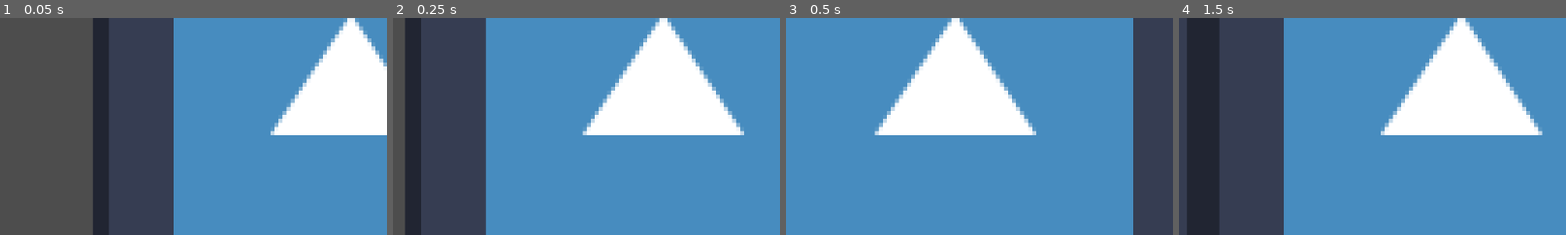
Above: before the commit, frames 1-4 (left to right).
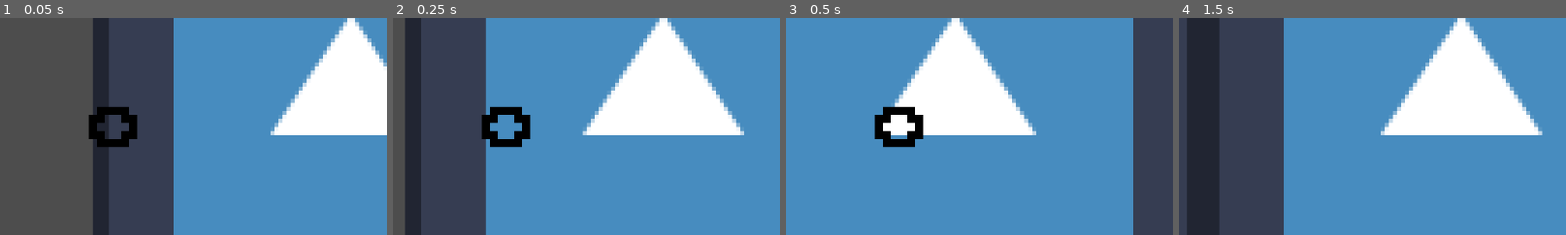
Above: after the commit, the same moments.

Repository: Silver-Ink/MelodyJumper
Game: Godot game, scene res://level.tscn
Two runs of this game, one before a commit and one after it. Both use one fixed random seed, a clock stepped at 60 frames per second and the inputs below. The engine's default icon, where the game draws it, is replaced by a stand-in: a white triangle on a blue panel in a dark square.
Inputs:
- Up to frame 1 (0.05 s): no input
- Up to frame 2 (0.25 s): no input
- Up to frame 3 (0.5 s): no input
- Up to frame 4 (1.5 s): tap Enter (ui_accept) at 0.5, 0.6, 0.77, 1.07, 1.35 s; hold Up (ui_up) 0.53-1.28 s; hold Down (ui_down) from 1.28 s (still down)
The pictures show only the part of the screen within x 35-85%, y 25-75%; the shares and areas given below are measured in that part.

The runs differ from the first frame. In frame 1, 1.4% of the frame differs, in the area x 22-36%, y 41-60%; in frame 2, 1.5%, in the area x 22-36%, y 40-60%; in frame 3, 1.5%; in frame 4, nothing differs.

Commit message:
implemented shot

Diff:
--- a/level.tscn
+++ b/level.tscn
@@ -1,10 +1,11 @@
-[gd_scene load_steps=7 format=3 uid="uid://djhnrcgotvde4"]
+[gd_scene load_steps=8 format=3 uid="uid://djhnrcgotvde4"]
 
 [ext_resource type="PackedScene" uid="uid://vxs8e3miw3q" path="res://track.tscn" id="1_kd5to"]
 [ext_resource type="PackedScene" uid="uid://ctc4es6p1afov" path="res://playing_area.tscn" id="2_ry1st"]
 [ext_resource type="PackedScene" uid="uid://bqqoiasgaecv" path="res://player.tscn" id="3_youjp"]
 [ext_resource type="Texture2D" uid="uid://nwxdwohiu5mo" path="res://noire.png" id="4_kbjct"]
 [ext_resource type="Script" path="res://reset_area.gd" id="5_tramo"]
+[ext_resource type="PackedScene" uid="uid://bnix8h5gbftq" path="res://note.tscn" id="7_6hd68"]
 
 [sub_resource type="RectangleShape2D" id="RectangleShape2D_mwo8r"]
 size = Vector2(40, 161)
@@ -53,3 +54,5 @@
 [node name="CollisionShape2D" type="CollisionShape2D" parent="ResetArea"]
 position = Vector2(-298, 0.5)
 shape = SubResource("RectangleShape2D_mwo8r")
+
+[node name="Note" parent="." instance=ExtResource("7_6hd68")]
--- a/note.tscn
+++ b/note.tscn
@@ -8,11 +8,12 @@
 [node name="Note" type="Node2D"]
 
 [node name="Sprite2D" type="Sprite2D" parent="."]
-scale = Vector2(55, 50)
 script = ExtResource("1_cv88p")
 type = 1
 
 [node name="Area2D" type="Area2D" parent="Sprite2D"]
+collision_layer = 2
+collision_mask = 24
 
 [node name="CollisionShape2D" type="CollisionShape2D" parent="Sprite2D/Area2D"]
 shape = SubResource("CircleShape2D_y01e5")
--- a/note_sprite.gd
+++ b/note_sprite.gd
@@ -34,5 +34,7 @@
 
 func _on_area_2d_area_entered(area: Area2D) -> void:
 	var collider = area.get_parent()
-	if (collider is Shot):
+	if (collider is PlayingArea):
 		NotePlayer.play_note(height, type)
+	elif (collider is Shot):
+		queue_free()
--- a/player.gd
+++ b/player.gd
@@ -1,4 +1,4 @@
-extends Node2D
+class_name Player extends Node2D
 
 
 var player_area
@@ -7,6 +7,8 @@
 var player_positions
 var min_pos
 var max_pos
+
+var SC_shot = preload("res://shot.tscn")
 
 # Called when the node enters the scene tree for the first time.
 func _ready() -> void:
@@ -26,6 +28,9 @@
 	elif (Input.is_action_just_pressed("ui_up")):
 		_move_player(true)
 
+	if (Input.is_action_just_pressed("ui_accept")):
+		_shot_natural()
+
 func _move_player(moving_up: bool):
 	if ((moving_up && current_pos == min_pos) || (!moving_up && current_pos == max_pos)):
 		return
@@ -41,3 +46,7 @@
 
 	player_area.position.y = player_positions[new_pos].position.y
 	current_pos = new_pos
+
+func _shot_natural():
+	var new_shot = SC_shot.instantiate()
+	add_child(new_shot)
--- a/playing_area.tscn
+++ b/playing_area.tscn
@@ -9,6 +9,8 @@
 script = ExtResource("1_tsvas")
 
 [node name="CursorArea2D" type="Area2D" parent="."]
+collision_layer = 16
+collision_mask = 0
 
 [node name="CollisionShape2D" type="CollisionShape2D" parent="CursorArea2D"]
 scale = Vector2(0.2, 2.5)
--- a/project.godot
+++ b/project.godot
@@ -47,6 +47,8 @@
 2d_physics/layer_1="player"
 2d_physics/layer_2="notes"
 2d_physics/layer_3="section"
+2d_physics/layer_4="shot"
+2d_physics/layer_5="playing_area"
 
 [rendering]
 
--- a/shot.gd
+++ b/shot.gd
@@ -1,5 +1,6 @@
 class_name Shot extends Node2D
 
+@export var speed := 100
 
 # Called when the node enters the scene tree for the first time.
 func _ready() -> void:
@@ -8,7 +9,7 @@
 
 # Called every frame. 'delta' is the elapsed time since the previous frame.
 func _process(delta: float) -> void:
-	pass
+	position.x += speed * delta
 
 
 func _on_area_2d_area_entered(area: Area2D) -> void:
--- a/shot.tscn
+++ b/shot.tscn
@@ -3,12 +3,13 @@
 [ext_resource type="Script" path="res://shot.gd" id="1_k2aca"]
 
 [sub_resource type="RectangleShape2D" id="RectangleShape2D_4iqfh"]
+size = Vector2(6, 6)
 
 [node name="shot" type="Node2D"]
 script = ExtResource("1_k2aca")
 
 [node name="Area2D" type="Area2D" parent="."]
-collision_layer = 2
+collision_layer = 8
 collision_mask = 2
 
 [node name="CollisionShape2D" type="CollisionShape2D" parent="Area2D"]
Not shown, changed: assets/sprites/Croche.png.import
Not shown, changed: assets/sprites/Pause.png.import
Not shown, changed: assets/sprites/Ronde.png.import
